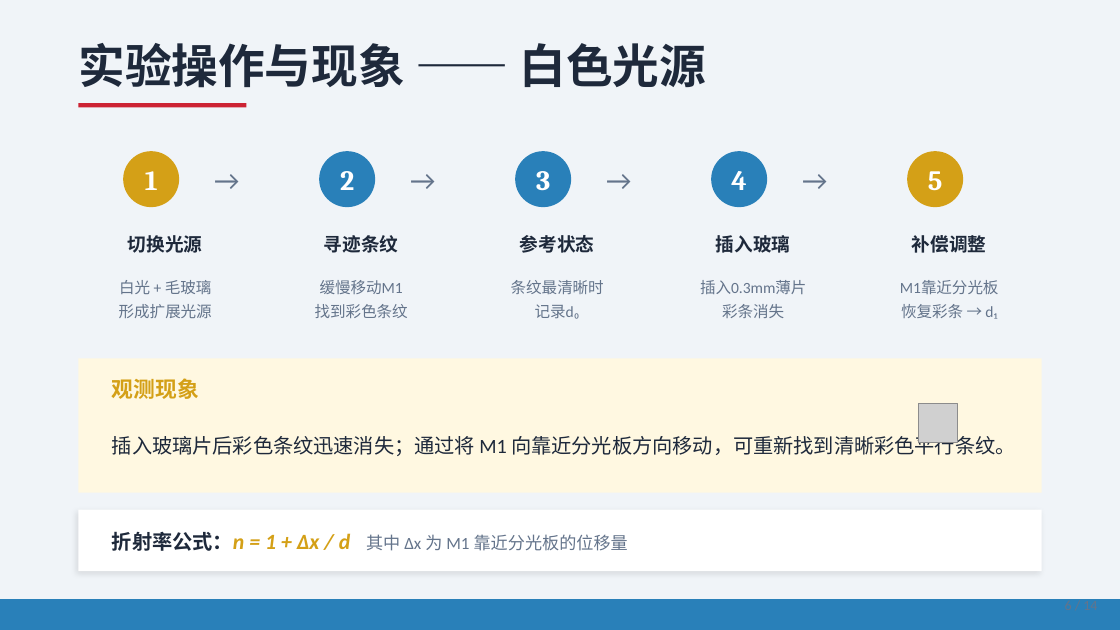
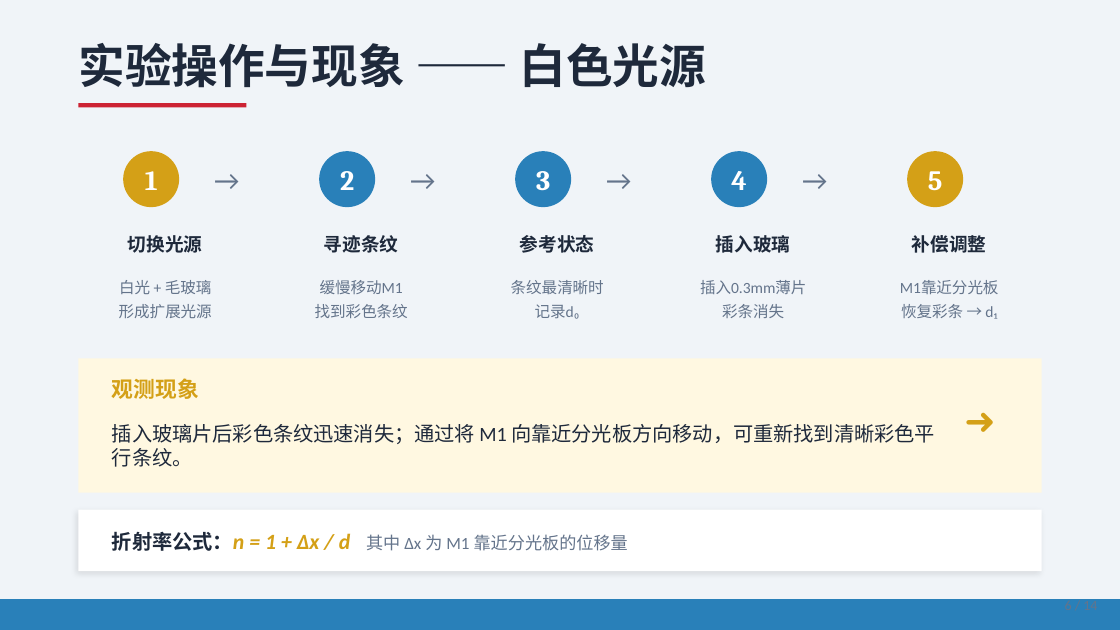
Before and after one commit to AblazeGHR/project, a slide deck: slide 6 of 迈克尔逊干涉仪实验探究/答辩PPT.pptx. Drawn at 1120x630 pixels with LibreOffice and Linux fonts; fonts in the diff are those of the drawing; grey boxes stand for pictures. Boxes give left, top, right and bottom in pixels: in the first picture for what was removed or moved away, otherwise in the second. Text is boxed around its words. In the diff, an @@ line names an element or a change of style, - is before the commit and + after.

```diff
--- a/迈克尔逊干涉仪实验探究/答辩PPT.pptx
+++ b/迈克尔逊干涉仪实验探究/答辩PPT.pptx
@@ text "插入玻璃片后彩色条纹迅速消失；通过将 M1 向靠近分光板方向移动，可重新找到清晰彩色平行条纹。" rewrapped from bbox=[112, 432, 1015, 456] to bbox=[112, 424, 935, 467] @@
@@ picture removed at bbox=[918, 403, 958, 442] @@
@@ text added at bbox=[952, 398, 1008, 442], 24 pt, text #D4A017 @@
+➜
```
Also in this commit, not shown: 8 other slides changed, 2 other files.
